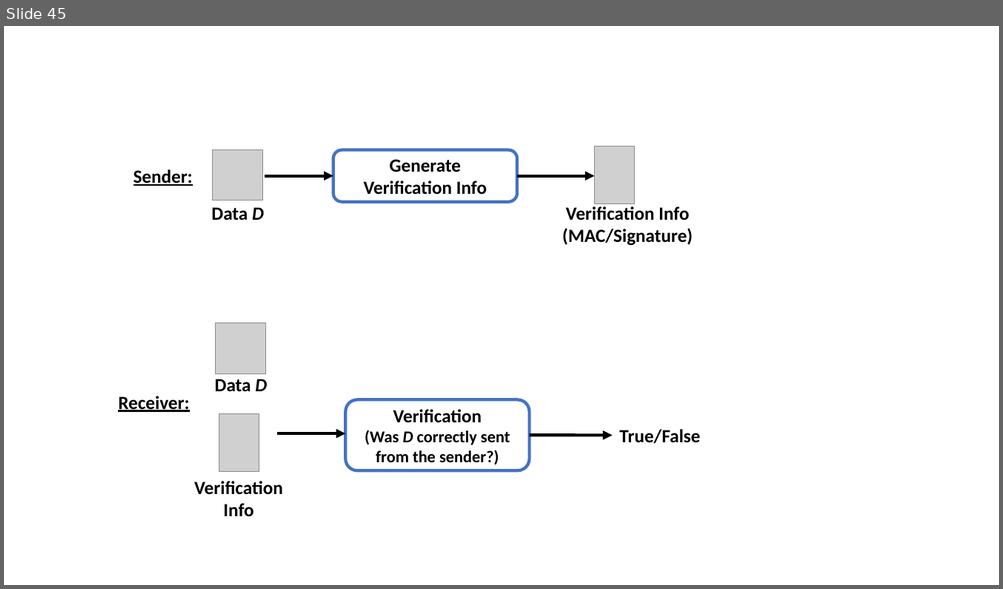
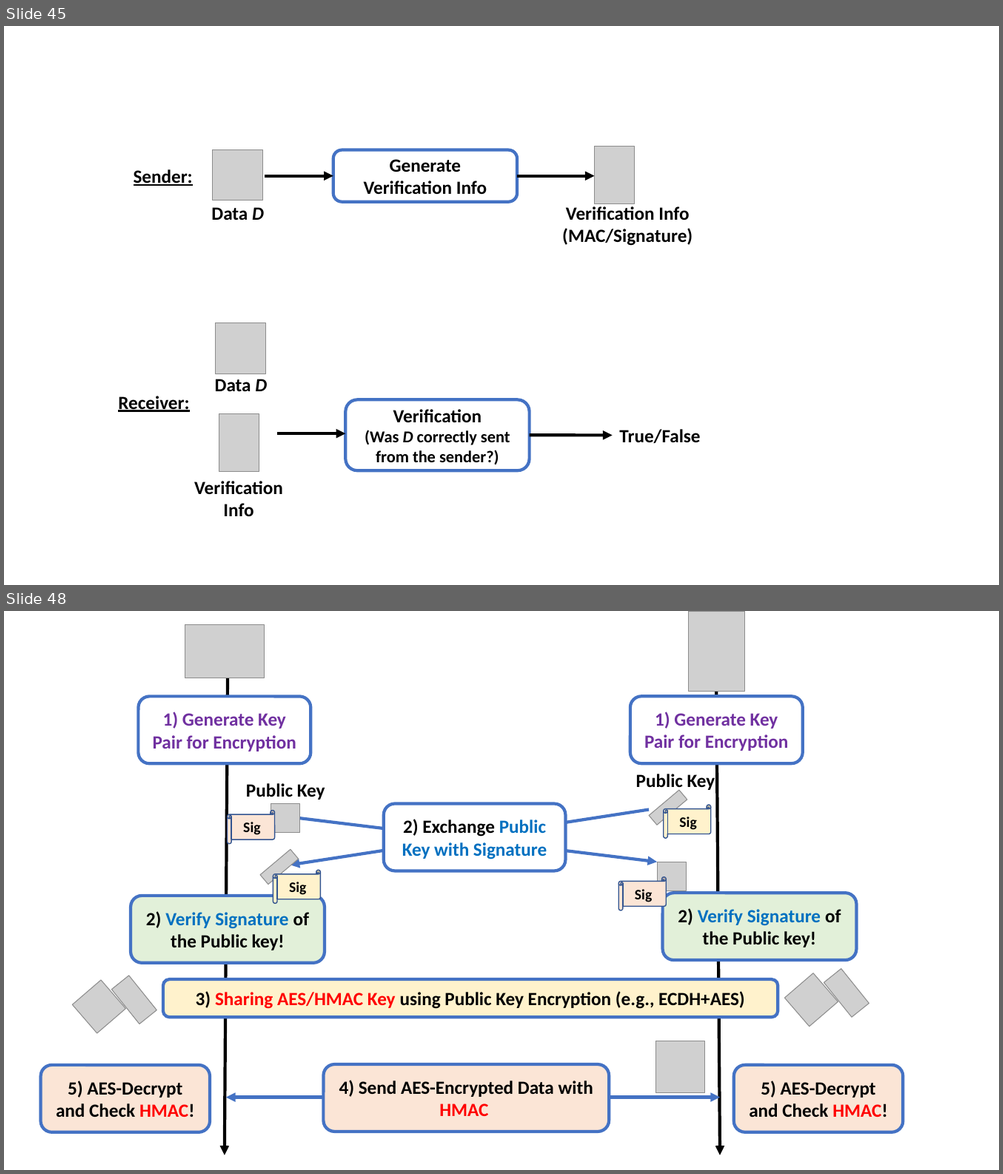
Before and after one commit to junkurihara/class-e2e_security_js, a slide deck: images.pptx. Shown one above the other, each under a label of ours: slide 45 before the commit, slides 45 and 48 after it; the slides between them are not shown. The pictures are 1003x589 and 1003x1174 pixels, drawn with LibreOffice and Linux fonts; fonts in the diff are those of the drawing; grey boxes stand for pictures. Boxes give left, top, right and bottom in pixels: in the first picture for what was removed or moved away, otherwise in the second. Text is boxed around its words. In the diff, an @@ line names an element or a change of style, - is before the commit and + after.

```diff
--- a/images.pptx
+++ b/images.pptx
@@ slide 48 added at bbox=[4, 611, 999, 1170], background #FFFFFF @@
@@ picture added at bbox=[185, 624, 264, 678] @@
@@ picture added at bbox=[688, 611, 744, 692] @@
@@ rounded rectangle added at bbox=[138, 697, 310, 764], fill #FFFFFF, outline #4472C4 3 pt, 18 pt, text #7030A0, bold @@
+1) Generate Key Pair for Encryption
@@ arrow added from (227, 678) to (224, 1156), #000000 3 pt @@
@@ rounded rectangle added at bbox=[630, 696, 802, 763], fill #FFFFFF, outline #4472C4 3 pt, 18 pt, text #7030A0, bold @@
+1) Generate Key Pair for Encryption
@@ arrow added from (717, 692) to (720, 1156), #000000 3 pt @@
@@ text added at bbox=[246, 783, 325, 800], 18 pt, text #000000, bold @@
+Public Key
@@ text added at bbox=[636, 774, 715, 792], 18 pt, text #000000, bold @@
+Public Key
@@ horizontal scroll added at bbox=[227, 810, 275, 844], fill #FBE5D6, outline #325491 1 pt, 14 pt, text #000000, bold @@
+Sig
@@ picture added at bbox=[271, 803, 300, 832] @@
@@ arrow added from (649, 809) to (290, 866), #4472C4 3 pt @@
@@ rounded rectangle added at bbox=[384, 803, 566, 871], fill #FFFFFF, outline #4472C4 3 pt, 18 pt, text #0070C0, bold @@
+2) Exchange Public Key with Signature
@@ picture added at bbox=[649, 790, 687, 825] @@
@@ horizontal scroll added at bbox=[663, 805, 711, 839], fill #FFF2CC, outline #325491 1 pt, 14 pt, text #000000, bold @@
+Sig
@@ arrow added from (300, 818) to (657, 863), #4472C4 3 pt @@
@@ picture added at bbox=[261, 850, 299, 885] @@
@@ horizontal scroll added at bbox=[273, 870, 321, 903], fill #FFF2CC, outline #325491 1 pt, 14 pt, text #000000, bold @@
+Sig
@@ picture added at bbox=[657, 863, 686, 891] @@
@@ rounded rectangle added at bbox=[131, 896, 325, 963], fill #E2F0D9, outline #4472C4 3 pt, 18 pt, text #000000, bold @@
+2) Verify Signature of the Public key!
@@ horizontal scroll added at bbox=[619, 877, 666, 911], fill #FBE5D6, outline #325491 1 pt, 14 pt, text #000000, bold @@
+Sig
@@ rounded rectangle added at bbox=[663, 893, 856, 960], fill #E2F0D9, outline #4472C4 3 pt, 18 pt, text #000000, bold @@
+2) Verify Signature of the Public key!
@@ picture added at bbox=[72, 980, 126, 1034] @@
@@ picture added at bbox=[112, 976, 157, 1025] @@
@@ rounded rectangle added at bbox=[163, 980, 778, 1017], fill #FFF2CC, outline #4472C4 3 pt, 18 pt, text #000000, bold @@
+3) Sharing AES/HMAC Key using Public Key Encryption (e.g., ECDH+AES)
@@ picture added at bbox=[784, 974, 838, 1027] @@
@@ picture added at bbox=[824, 968, 869, 1017] @@
@@ picture added at bbox=[656, 1042, 705, 1093] @@
@@ rounded rectangle added at bbox=[40, 1065, 210, 1133], fill #FBE5D6, outline #4472C4 3 pt, 18 pt, text #000000, bold @@
+5) AES-Decrypt and Check HMAC!
@@ rounded rectangle added at bbox=[324, 1065, 609, 1132], fill #FBE5D6, outline #4472C4 3 pt, 18 pt, text #000000, bold @@
+4) Send AES-Encrypted Data with HMAC
@@ rounded rectangle added at bbox=[734, 1065, 903, 1133], fill #FBE5D6, outline #4472C4 3 pt, 18 pt, text #000000, bold @@
+5) AES-Decrypt and Check HMAC!
@@ double arrow added from (226, 1097) to (720, 1097), #4472C4 3 pt @@
```
Also in this commit, not shown: 2 other slides added, 7 other files.
